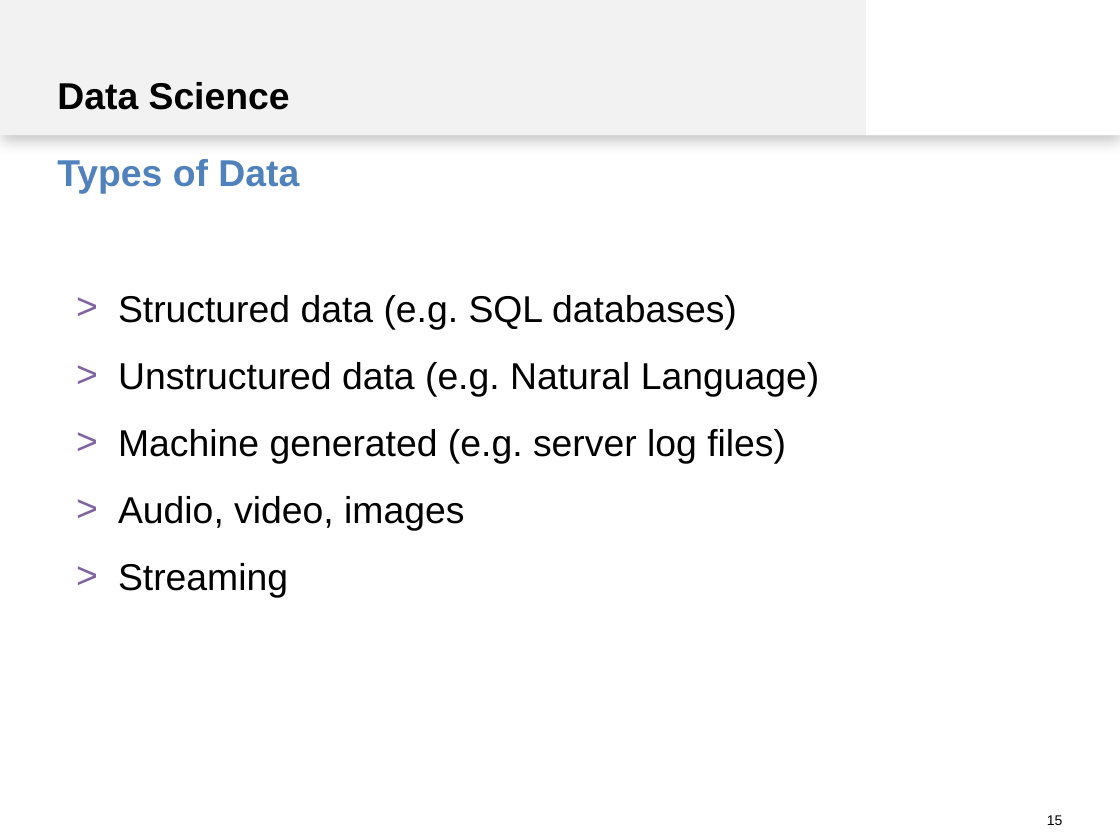
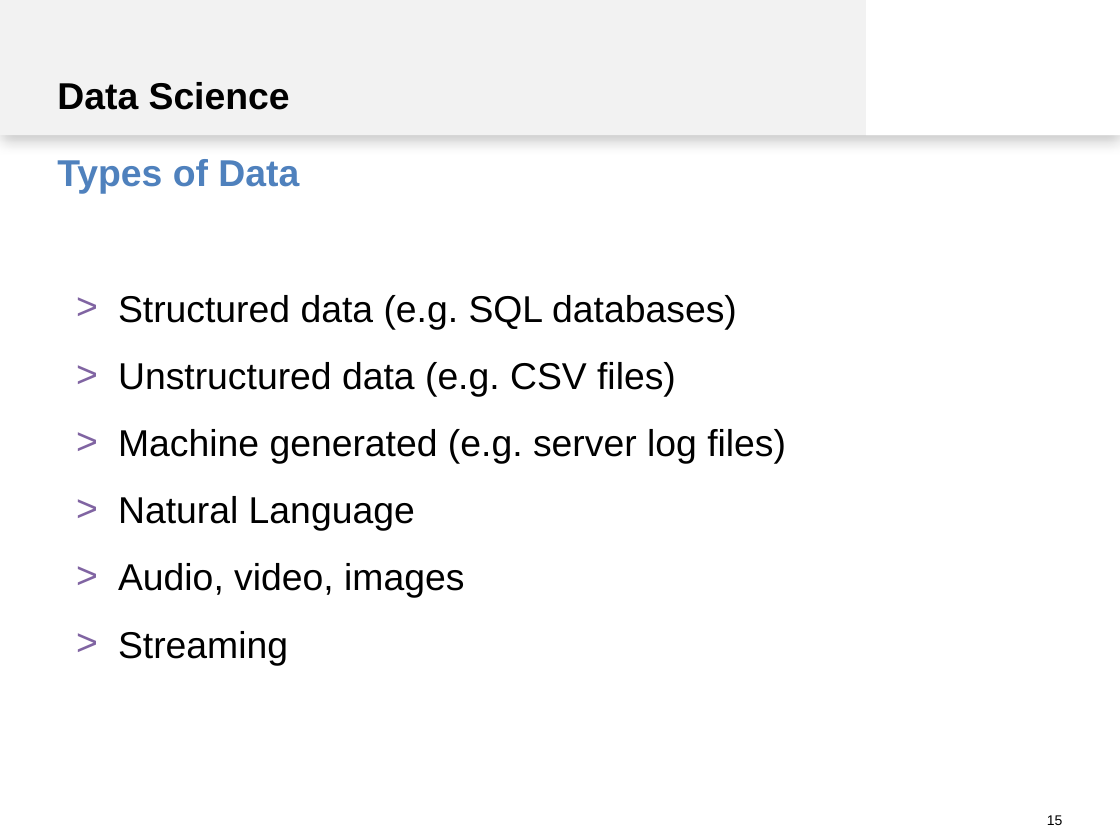
Before and after one commit to spinfo/LSS_DLwithText, a slide deck: slide 15 of docs/introduction.pptx. Drawn at 1120x840 pixels with LibreOffice and Linux fonts; fonts in the diff are those of the drawing. Boxes give left, top, right and bottom in pixels: in the first picture for what was removed or moved away, otherwise in the second. Text is boxed around its words. In the diff, an @@ line names an element or a change of style, - is before the commit and + after.

```diff
--- a/docs/introduction.pptx
+++ b/docs/introduction.pptx
@@ text at (118, 362, 676, 396): text changed @@
-> Unstructured data (e.g. Natural Language)
+> Unstructured data (e.g. CSV files)
@@ text at (118, 496, 415, 531): paragraph added @@
+> Natural Language
```
Also in this commit, not shown: 8 other slides changed, 1 slide added.
